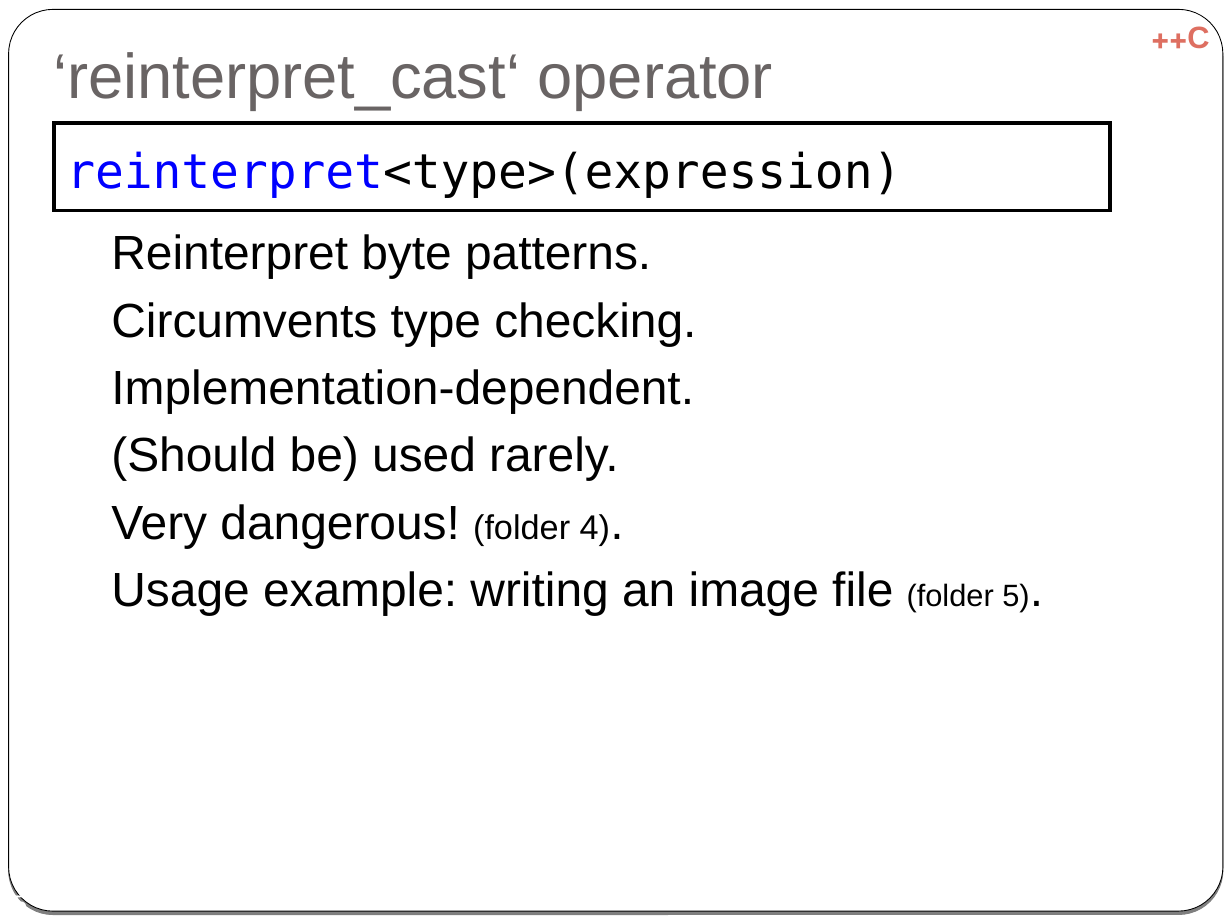
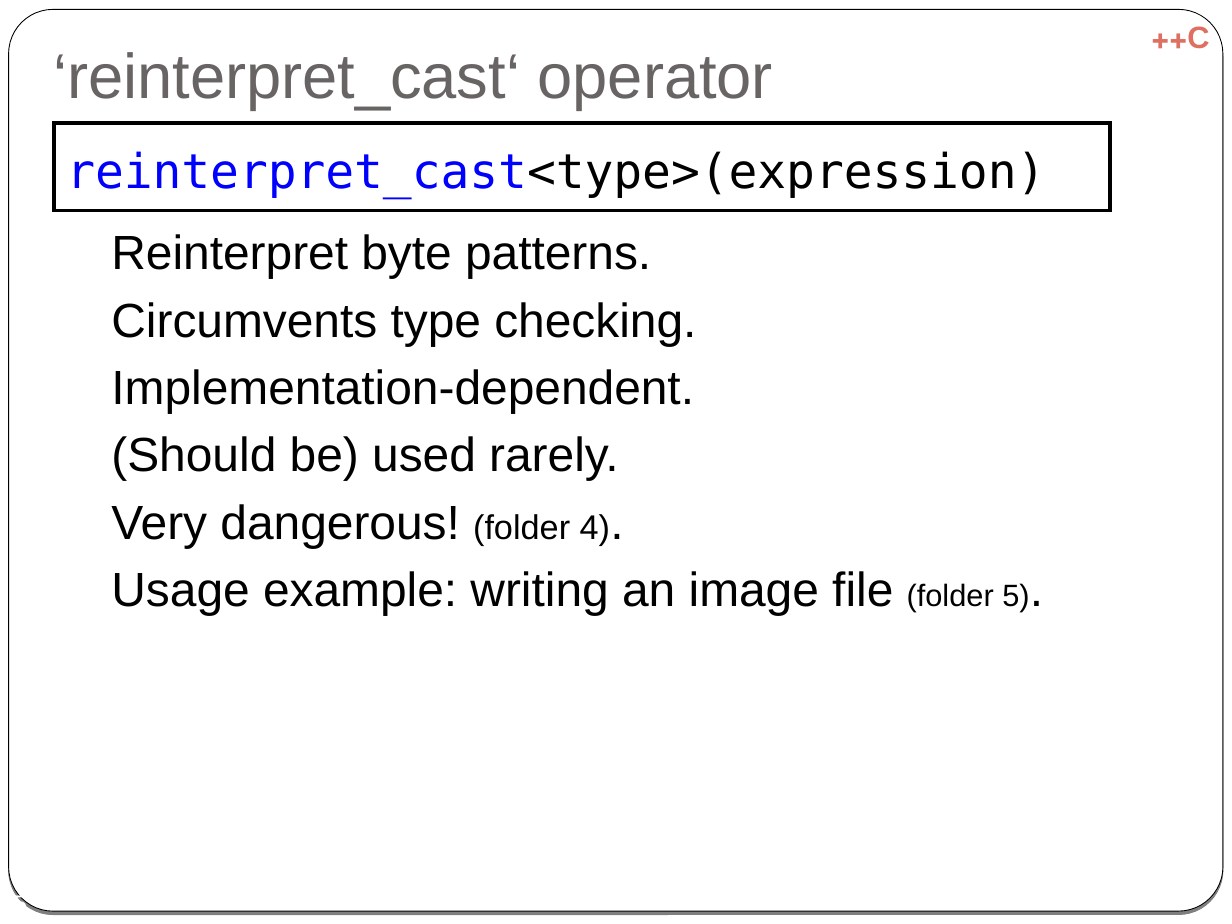
Before and after one commit to cpp-at-ariel/cpp-5778, a slide deck: slide 5 of week07-diamond-rtti/slides-rtti.odp. Drawn at 1232x924 pixels with LibreOffice and Linux fonts; fonts in the diff are those of the drawing. Boxes give left, top, right and bottom in pixels: in the first picture for what was removed or moved away, otherwise in the second. Text is boxed around its words. In the diff, an @@ line names an element or a change of style, - is before the commit and + after.

```diff
--- a/week07-diamond-rtti/slides-rtti.odp
+++ b/week07-diamond-rtti/slides-rtti.odp
@@ text in rectangle at (66,151,1045,199): text changed @@
-reinterpret<type>(expression)
+reinterpret_cast<type>(expression)
```
Also in this commit, not shown: 1 other slide changed, 12 other files.
